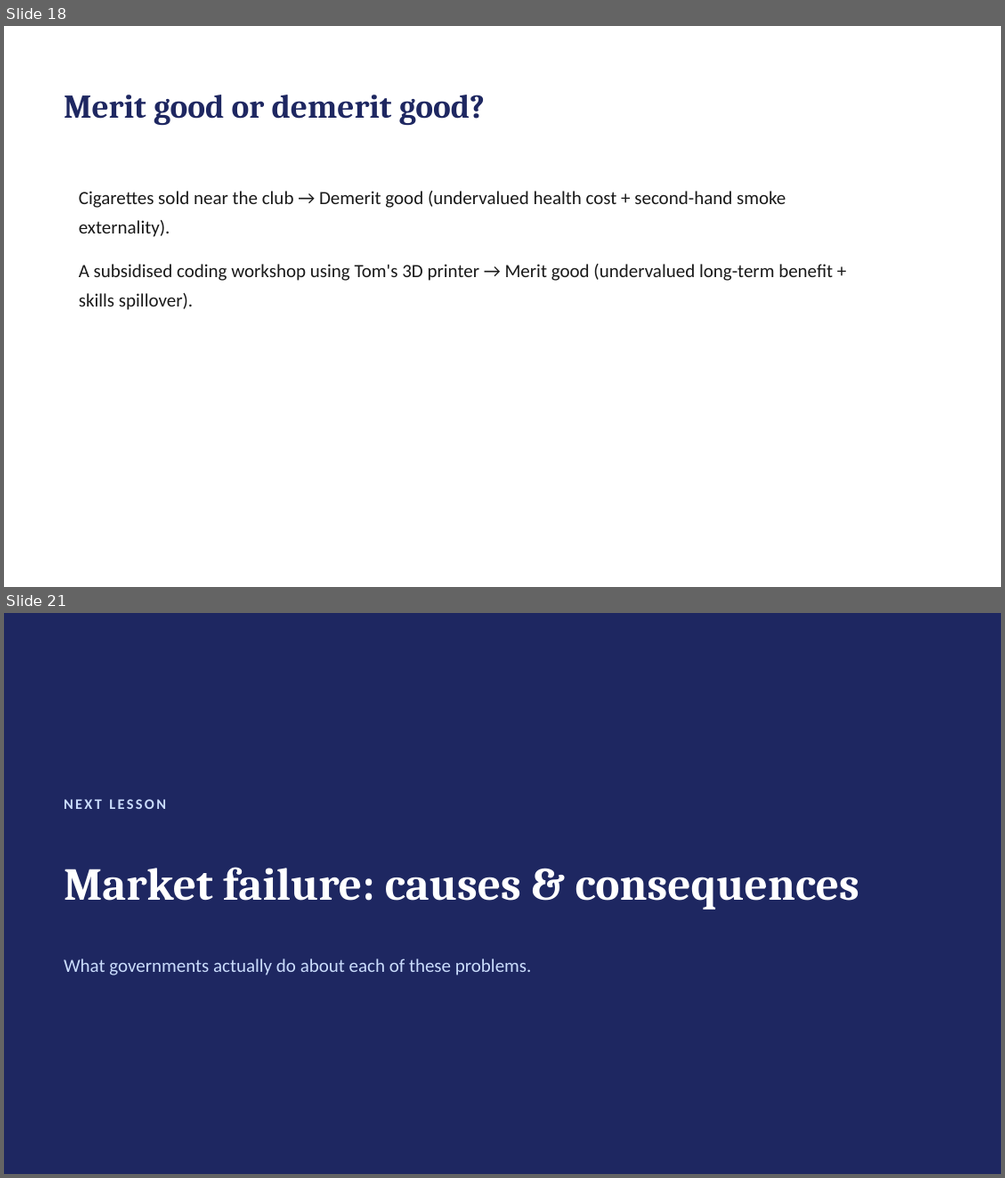
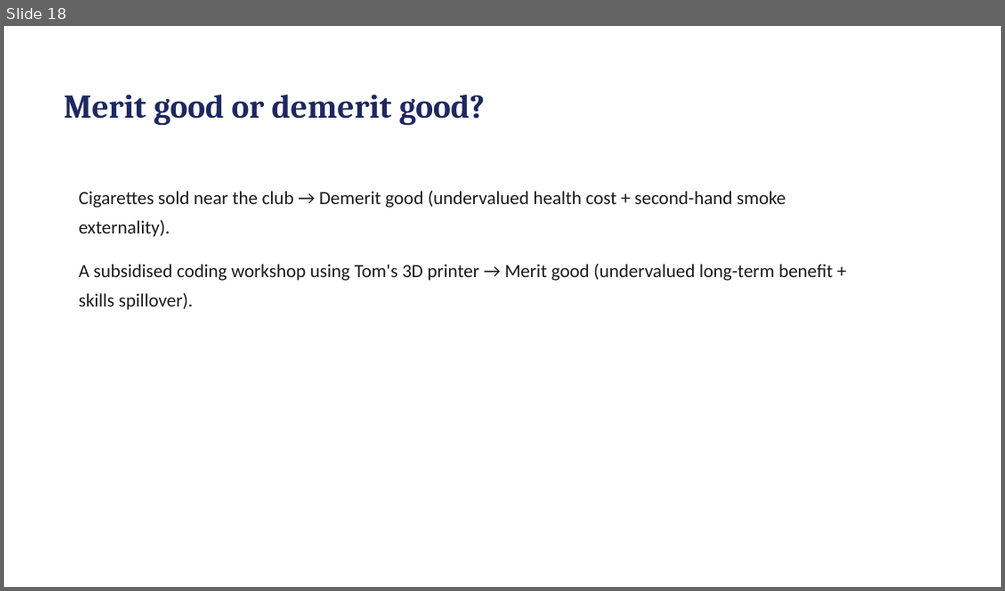
Before and after one commit to rebeccakfurness-boop/selongbayschool-teaching, a slide deck: courses/tom-economics/lessons/lesson-07/slides.pptx. Shown one above the other, each under a label of ours: slides 18 and 21 before the commit, slide 18 after it; the slides between them are not shown. The pictures are 1005x1178 and 1005x591 pixels, drawn with LibreOffice and Linux fonts; fonts in the diff are those of the drawing. Boxes give left, top, right and bottom in pixels: in the first picture for what was removed or moved away, otherwise in the second. Text is boxed around its words. In the diff, an @@ line names an element or a change of style, - is before the commit and + after.

```diff
--- a/courses/tom-economics/lessons/lesson-07/slides.pptx
+++ b/courses/tom-economics/lessons/lesson-07/slides.pptx
@@ slide 21 removed at box(4, 613, 1001, 1174), background #1E2761 @@
@@ text removed at box(64, 799, 166, 809) @@
-NEXT LESSON
@@ text removed at box(64, 867, 859, 909) @@
-Market failure: causes & consequences
@@ text removed at box(64, 958, 532, 975) @@
-What governments actually do about each of these problems.
```
Also in this commit, not shown: 3 slides changed, 10 slides added, 29 other files.
